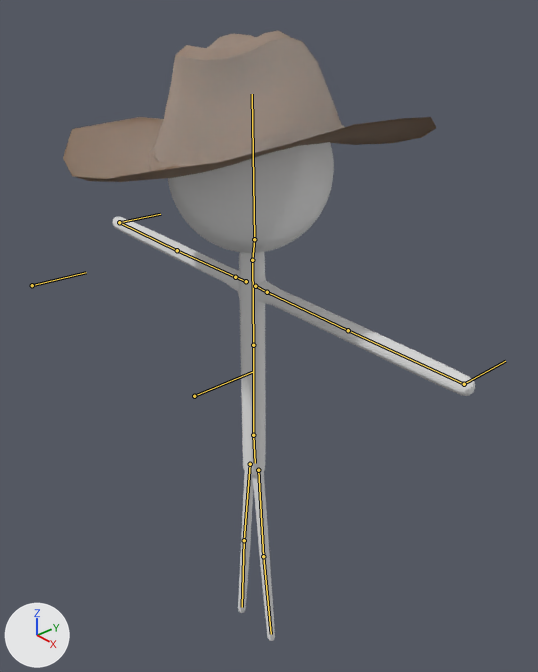
The Blender file SticksNBones_Game/Assets/Renders/Ranger.blend as it was, and as the next commit left it.
Both versions are drawn from a 50 mm camera at (1.241, -1.02, 1.193) aimed at (-0.015, 0.072, 0.331). The lights are fixed; the arrows at lower left show +X, +Y and +Z. The bones that bend it are drawn over the model as lines.

Names of what the first picture shows: 'Cylinder.001', 'hat group1'.
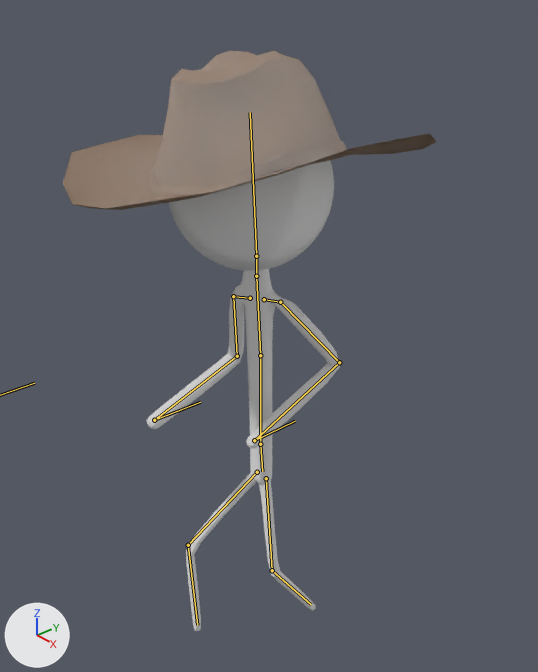
The newer file adds an action. The first version stands in its rest pose; the second is drawn at frame 8 of the action 'Skip'.

Boxes [x1, y1, x2, y2] around the edits, measured in the pictures (538 x 672 px):
'Cylinder.001', posed (47% narrower): before [112, 142, 475, 641]; after [147, 160, 340, 631]
'hat group1', posed: before [63, 31, 436, 182]; after [63, 51, 436, 210]
bone 'stomach', root to tip: before (253, 435) to (253, 345); after (260, 444) to (260, 355)
bone 'chest', root to tip: before (253, 345) to (252, 260); after (260, 355) to (256, 276)
bone 'head', root to tip: before (254, 239) to (252, 94); after (256, 256) to (250, 112)
bone 'armik.l', root to tip: before (464, 384) to (505, 361); after (254, 440) to (295, 421)
bone 'armik.r', root to tip: before (119, 222) to (160, 214); after (154, 420) to (200, 402)

What the commit changed:
Bone 'base' (bone_base) moves from (0.0, 0.0, 0.0) to (0.03, -0.08, 0.14).
Bone 'stomach' (bone_stomach) turns from (0, 0, 0) to (0, 32, 1) degrees about its own x, y and z.
Bone 'chest' (bone_chest) turns from (0, 0, 0) to (6, 1, 0) degrees about its own x, y and z.
Bone 'head' (bone_head) turns from (0, 0, 0) to (-5, -33, 4) degrees about its own x, y and z.
Bone 'ikleg.l' (bone_ikleg_l) moves from (0.0, 0.0, 0.0) to (-0.04, 0.64, -0.21).
Bone 'ikleg.r' (bone_ikleg_r) moves from (0.0, 0.0, 0.0) to (-0.01, -0.76, -0.07).
Bone 'knee.r' (bone_knee_r) moves from (0.0, 0.0, 0.0) to (0.5, 0.05, 0.03).
Bone 'armik.l' (bone_armik_l) moves from (0.0, 0.0, 0.0) to (0.84, -0.17, 2.63).
Bone 'elbowik.l' (bone_elbowik_l) moves from (0.0, 0.0, 0.0) to (1.23, 0.01, 1.07).
Bone 'armik.r' (bone_armik_r) moves from (0.0, 0.0, 0.0) to (-0.9, -0.93, 2.44).
Bone 'elbowik.r' (bone_elbowik_r) moves from (0.0, 0.0, 0.0) to (-2.7, 0.23, 2.58).
